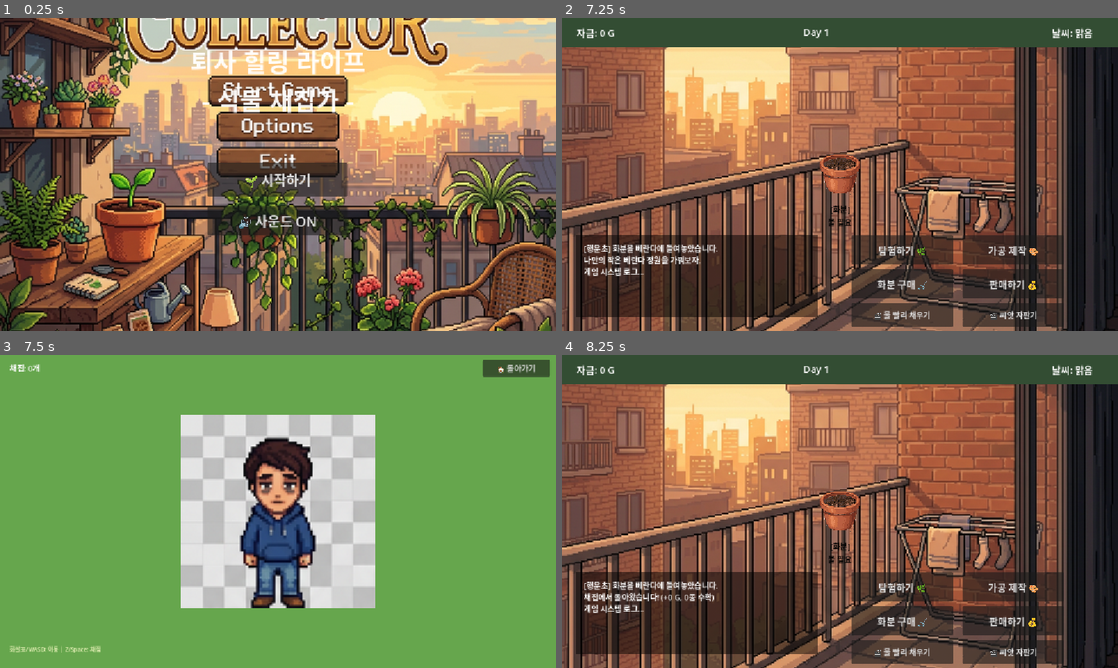
Above: before the commit, frames 1-4 (two rows, left to right).
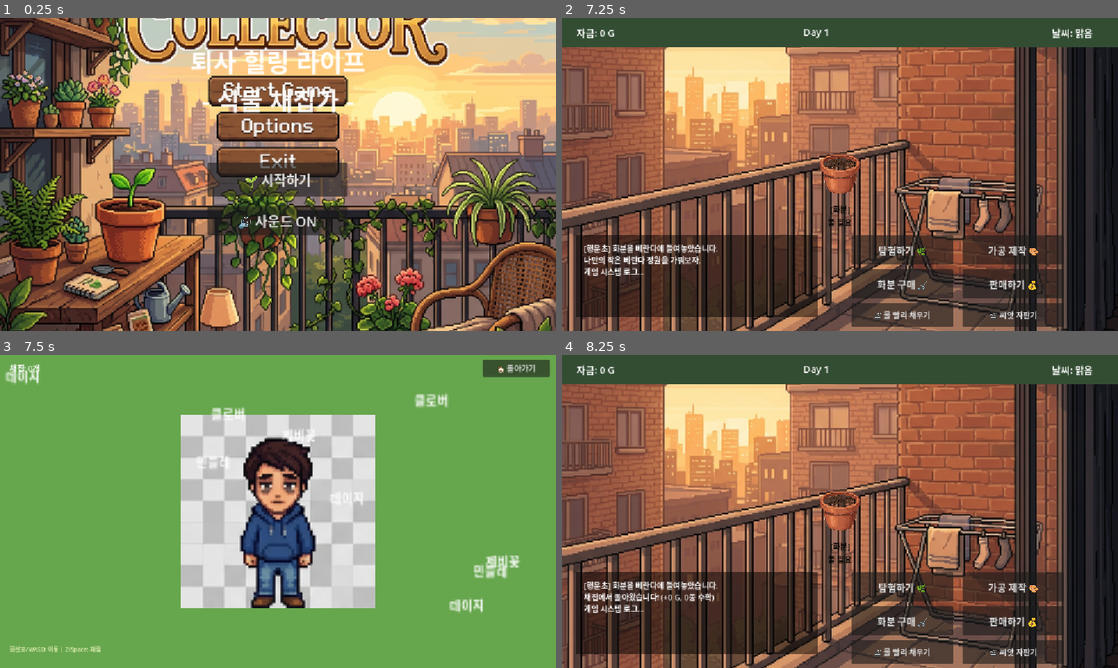
Above: after the commit, the same moments.

Repository: 9959930-code/plant-collector-game
Game: Godot game, scene res://Scenes/TitleScreen.tscn
Same seed, same stepped clock (60 frames per second), same inputs: the game is played once before the commit and once after it.
Inputs (mouse positions are in pixels of both pictures, inside the frame that each line leads up to):
- Up to frame 1 (0.25 s): no input
- Up to frame 2 (7.25 s): click "🌱 시작하기" at 0.5 s; tap Enter (ui_accept) at 1.25, 1.52, 2.27, 3.5, 3.77, 4.52, 5.27, 5.75, 6.77 s; move the mouse to (962, 158) at 1.27 s; hold Right (ui_right) 1.28-2.03 s; tap Space every 0.75 s from 1.35 to 6.6 s; click (962, 158) at 1.42 s; move the mouse to (728, 190) at 2.02 s; hold Down (ui_down) 2.03-2.78 s; move the mouse to (895, 105) at 2.77 s; hold Right (ui_right) 2.78-3.53 s; move the mouse to (812, 237) at 3.52 s; hold Up (ui_up) 3.53-4.28 s; click (812, 237) at 3.67 s; move the mouse to (1006, 221) at 4.27 s; hold Left (ui_left) 4.28-5.78 s; move the mouse to (673, 127) at 5.02 s; move the mouse to (867, 174) at 5.77 s; hold Down (ui_down) 5.78-6.53 s; click (867, 174) at 5.92 s; move the mouse to (756, 96) at 6.52 s; hold Right (ui_right) from 6.53 s (still down)
- Up to frame 3 (7.5 s): release Right (ui_right) at 7.25 s; click "탐험하기 🌿" at 7.25 s
- Up to frame 4 (8.25 s): click "🏠 돌아가기" at 8 s

Frames 1-2 are identical in both runs. In frame 3, 1.3% of the frame differs, in the area x 0-94%, y 4-83%; in frame 4, nothing differs.
Error before the commit: Invalid assignment of property or key 'text' with value of type 'String' on a base object of type 'Nil'. (res://Scripts/WildPlant.gd:16)

Commit message:
🐛 WildPlant setup Nil 에러 + 정수 나눗셈 경고 수정
- WildPlant.gd: setup()이 _ready() 전에 호출되는 문제 → pending 패턴으로 해결
- Player.gd: 정수 나눗셈 경고 → int 타입 명시

Diff:
--- a/Scripts/Player.gd
+++ b/Scripts/Player.gd
@@ -24,8 +24,8 @@
 	var sheet_h = img.get_height()
 	var cols = 4
 	var rows = 4
-	var frame_w = sheet_w / cols
-	var frame_h = sheet_h / rows
+	var frame_w: int = sheet_w / cols
+	var frame_h: int = sheet_h / rows
 
 	# 4방향: down(0), left(1), right(2), up(3)
 	var dir_names = ["down", "left", "right", "up"]
--- a/Scripts/WildPlant.gd
+++ b/Scripts/WildPlant.gd
@@ -1,20 +1,33 @@
 extends StaticBody2D
 
 ## 야생 식물 오브젝트 — 캐릭터가 다가가서 상호작용하면 채집
-## 들판에 랜덤 배치되며, 인터랙션 시 채집 애니메이션 재생
 
 signal collected(plant_data: Dictionary)
 
-@onready var sprite = $Sprite2D
-@onready var label = $Label
-
 var plant_data: Dictionary = {}
 var is_collected = false
+var _pending_setup: Dictionary = {}
+
+func _ready():
+	# setup()이 _ready() 전에 호출될 수 있으므로 여기서 적용
+	if not _pending_setup.is_empty():
+		_apply_setup(_pending_setup)
 
 func setup(data: Dictionary):
 	plant_data = data
-	label.text = data["name"]
-	sprite.modulate = data["color"]
+	_pending_setup = data
+	# _ready 이후라면 바로 적용
+	if is_inside_tree():
+		_apply_setup(data)
+
+func _apply_setup(data: Dictionary):
+	var lbl = $Label
+	var spr = $Sprite2D
+	if lbl:
+		lbl.text = data["name"]
+		lbl.visible = true
+	if spr:
+		spr.modulate = data["color"]
 
 func on_interact(_player):
 	if is_collected:
@@ -22,11 +35,15 @@
 
 	is_collected = true
 
-	# 채집 연출: 위로 튀기 + 사라짐
+	var spr = $Sprite2D
+	var lbl = $Label
+
 	var tween = create_tween()
 	tween.tween_property(self, "position:y", position.y - 20, 0.2)
-	tween.parallel().tween_property(sprite, "modulate:a", 0.0, 0.4)
-	tween.parallel().tween_property(label, "modulate:a", 0.0, 0.4)
+	if spr:
+		tween.parallel().tween_property(spr, "modulate:a", 0.0, 0.4)
+	if lbl:
+		tween.parallel().tween_property(lbl, "modulate:a", 0.0, 0.4)
 	tween.tween_callback(func():
 		emit_signal("collected", plant_data)
 		queue_free()
